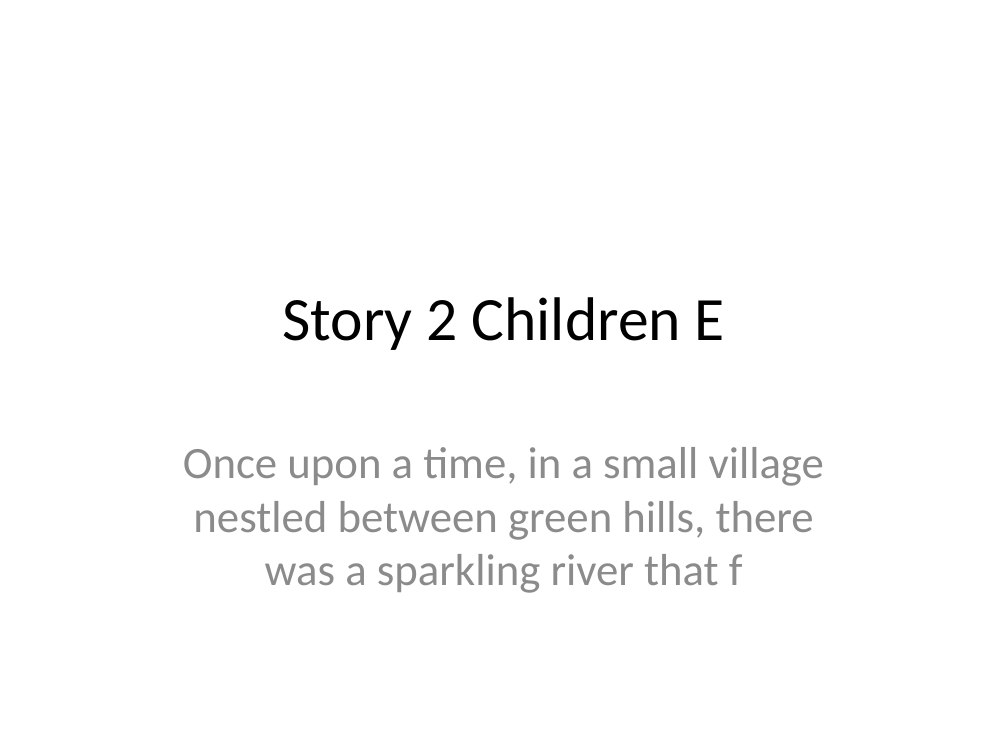
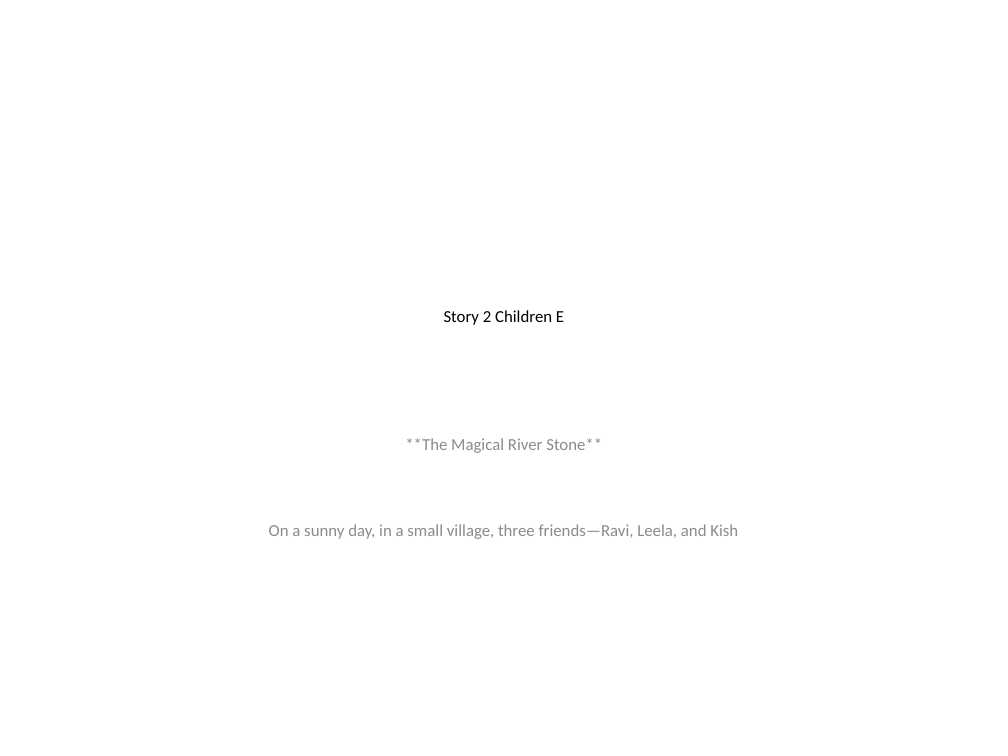
Before and after one commit to jagadeeshvarma927/Poem_Generator, a slide deck: slide 1 of data/output/pptx/story_2_Children_e.pptx. Drawn at 1008x756 pixels with LibreOffice and Linux fonts; fonts in the diff are those of the drawing. Boxes give left, top, right and bottom in pixels: in the first picture for what was removed or moved away, otherwise in the second. Text is boxed around its words. In the diff, an @@ line names an element or a change of style, - is before the commit and + after.

```diff
--- a/data/output/pptx/story_2_Children_e.pptx
+++ b/data/output/pptx/story_2_Children_e.pptx
@@ title "Story 2 Children E" at <box>444,310,564,325</box>: size 44 to 12 pt @@
@@ subtitle at <box>269,438,738,539</box>: text changed; size 32 to 12 pt @@
-Once upon a time, in a small village nestled between green hills, there was a sparkling river that f
+**The Magical River Stone**
+On a sunny day, in a small village, three friends—Ravi, Leela, and Kish
```
Also in this commit, not shown: 1 other slide changed, 9 other files.
